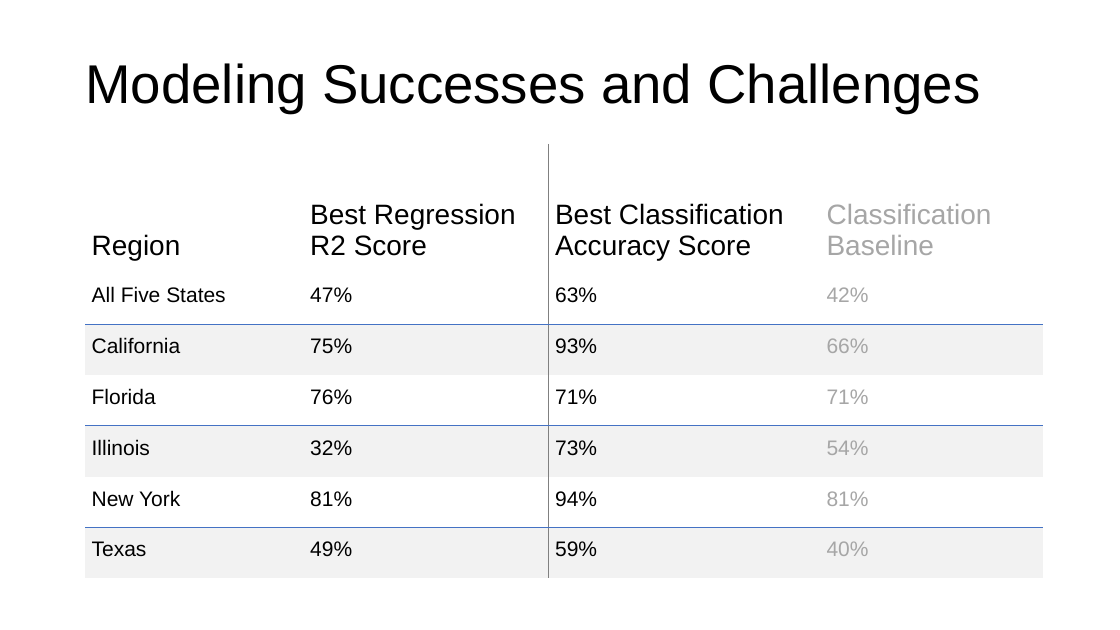
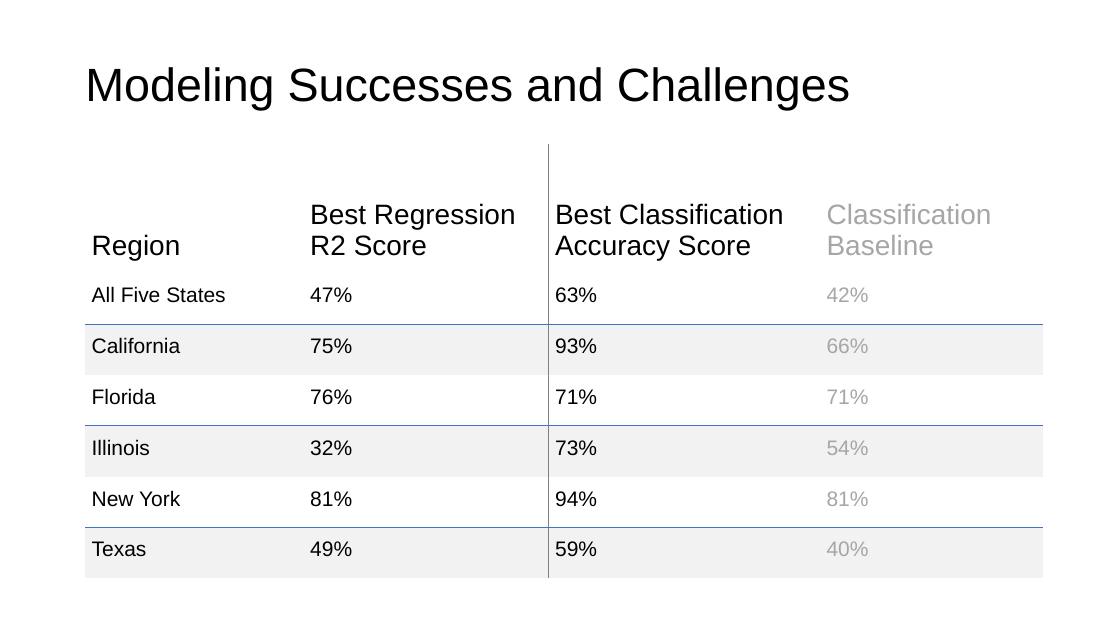
Before and after one commit to cxclark/covid19-analysis, a slide deck: slide 10 of 2020_10_30_covid_usa_analysis.pptx (slide 9 before the commit). Drawn at 1120x630 pixels with LibreOffice and Linux fonts; fonts in the diff are those of the drawing. Boxes give left, top, right and bottom in pixels: in the first picture for what was removed or moved away, otherwise in the second. Text is boxed around its words. In the diff, an @@ line names an element or a change of style, - is before the commit and + after.

```diff
--- a/2020_10_30_covid_usa_analysis.pptx
+++ b/2020_10_30_covid_usa_analysis.pptx
@@ title "Modeling Successes and Challenges" at [85, 67, 850, 110]: size 46.8 to 40 pt @@
```
Also in this commit, not shown: 6 other slides changed, 4 slides added, 1 slide removed, 2 other files.
